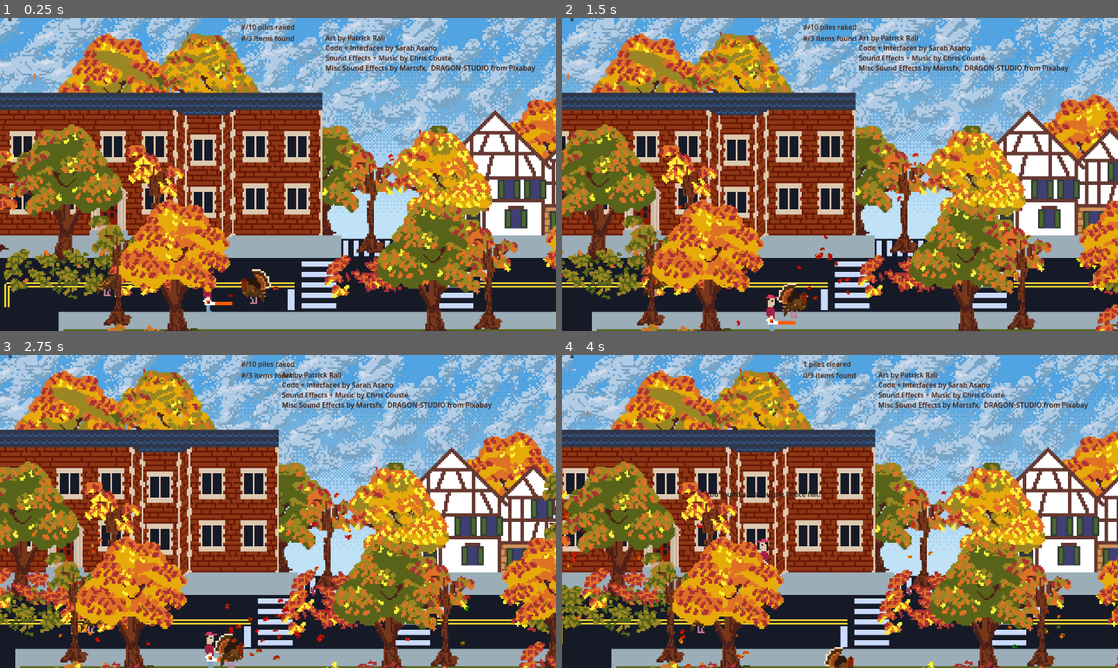
Above: before the commit, frames 1-4 (two rows, left to right).
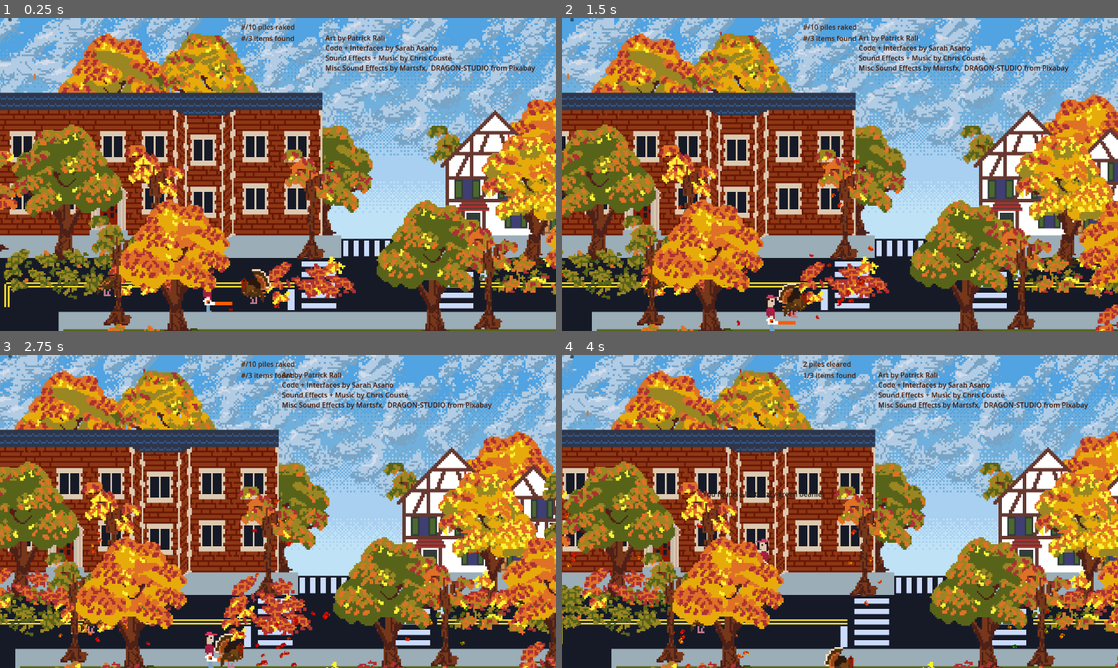
Above: after the commit, the same moments.

Repository: firelighted/cozyjam2025
Game: Godot game, scene res://src/scenes_scripts/main.tscn
The game is run twice, just before and just after one commit, with the same random seed, the same clock (stepped at 60 frames per second) and the same inputs.
Inputs:
- Up to frame 1 (0.25 s): no input
- Up to frame 2 (1.5 s): tap Enter (ui_accept) at 0.5, 0.77 s; hold Right (ui_right) 0.53-1.28 s; hold Down (ui_down) from 1.28 s (still down)
- Up to frame 3 (2.75 s): tap Enter (ui_accept) at 1.52 s; release Down (ui_down) at 2.03 s; hold Right (ui_right) from 2.03 s (still down)
- Up to frame 4 (4 s): release Right (ui_right) at 2.78 s; hold Up (ui_up) 2.78-3.53 s; tap Enter (ui_accept) at 3.02, 3.77 s; hold Left (ui_left) from 3.53 s (still down)

The runs differ from the first frame. In frame 1, 11% of the frame differs, in the area x 41-100%, y 35-94%; in frame 2, 12%; in frame 3, 13%, in the area x 39-97%, y 35-100%; in frame 4, 11%.

Commit message:
move trees, move leafblow source

Diff:
--- a/src/scenes_scripts/main.tscn
+++ b/src/scenes_scripts/main.tscn
@@ -147,10 +147,10 @@
 position = Vector2(132, 434)
 
 [node name="Tree4" parent="TreeParent" instance=ExtResource("3_1dgxd")]
-position = Vector2(1002, 434)
+position = Vector2(865, 449)
 
 [node name="Tree6" parent="TreeParent" instance=ExtResource("3_1dgxd")]
-position = Vector2(1168, 433)
+position = Vector2(1372, 442)
 
 [node name="Tree7" parent="TreeParent" instance=ExtResource("3_1dgxd")]
 position = Vector2(1553, 432)
@@ -165,10 +165,10 @@
 position = Vector2(2099, 433)
 
 [node name="Tree12" parent="TreeParent" instance=ExtResource("3_1dgxd")]
-position = Vector2(2301, 439)
+position = Vector2(2202, 439)
 
 [node name="Tree14" parent="TreeParent" instance=ExtResource("3_1dgxd")]
-position = Vector2(2532, 436)
+position = Vector2(2647, 440)
 
 [node name="TreeParent2" type="Node2D" parent="."]
 position = Vector2(-9, -36)
--- a/src/scenes_scripts/player2d.gd
+++ b/src/scenes_scripts/player2d.gd
@@ -22,10 +22,10 @@
 var special_items_found = 0
 const special_items_total = 3
 const item_names = [
-	"purple fleece hat", "red glove", "pale orange beanie",  "toy horse",
+	"purple fleece hat", "hand-knitted maroon glove", "pale orange beanie",  "toy horse",
 	"handmade wool scarf", "bright yellow mittens", "Red Sox baseball cap",
 	"fuzzy green beanie", "pair of Pikachu slippers", "Bluey-themed analog watch",
-	"Qatar world cup soccer ball",
+	"Qatar world cup soccer ball", "child-sized guitar pick",
 	"pink hydroflask covered in Hello Kitty stickers", "ceramic mushroom mug"
 ]
 
@@ -70,18 +70,21 @@
 	var direction = round(direction_topdown.x)
 	footstep_audio.stream_paused = (direction == 0)
 	if direction != 0:
-		leafblow.orbit_velocity_max = direction + 1
-		leafblow.orbit_velocity_min = direction
+		leafblow.orbit_velocity_max = direction * .7 + 1
+		leafblow.orbit_velocity_min = direction * .7
 		leafblow.direction.x = direction
-		leafblow.position = position + Vector2(64 * direction, 0)
+		leafblow.position = position + Vector2(64 * direction, 32)
 		$CharSprite.scale = Vector2(direction, 1)
 
 
 func _on_player_detect_body_entered(body: Node2D) -> void:
 	print("collectible found")
 	piles_found += 1
+	var win_message = "You found everything you needed to! You can keep going if you like." if special_items_found > special_items_total else ""
 	hud_label.text = "%d piles cleared
-	%d/%d items found" % [piles_found, special_items_found, special_items_total]
+	%d/%d items found
+	%s" % [piles_found, special_items_found, special_items_total, win_message]
+
 	body.get_parent().collect()
 	leafblow.amount = MAX_LEAVES_BLOWN
 	#pile_audio.play()
--- a/src/scenes_scripts/turkey.tscn
+++ b/src/scenes_scripts/turkey.tscn
@@ -13,6 +13,7 @@
 script = ExtResource("1_ov6gb")
 
 [node name="Sprite2D" type="Sprite2D" parent="."]
+y_sort_enabled = true
 texture = ExtResource("2_3e1ks")
 
 [node name="Timer" type="Timer" parent="."]
Not shown, added: assets/cover.png.import
Not shown, added: assets/musician_speech.png.import
